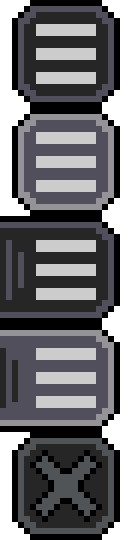
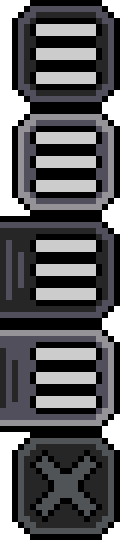
Layers edited between the first and the second 132x540 image:
painted on "Icons" over [30, 18, 102, 414]
